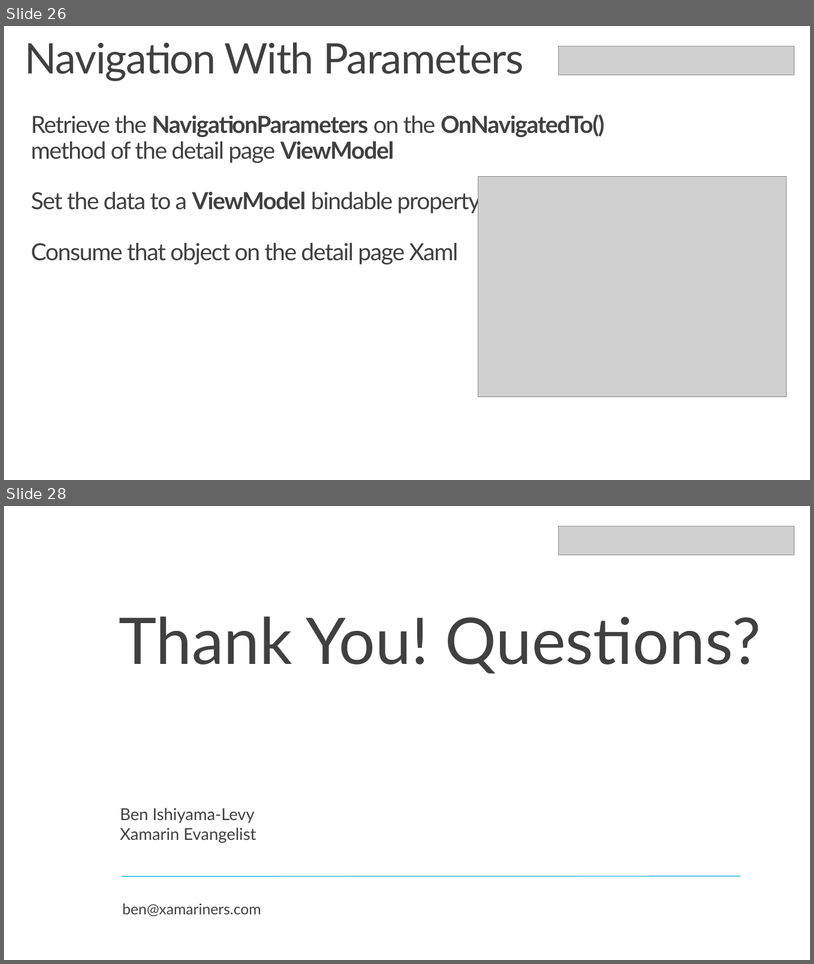
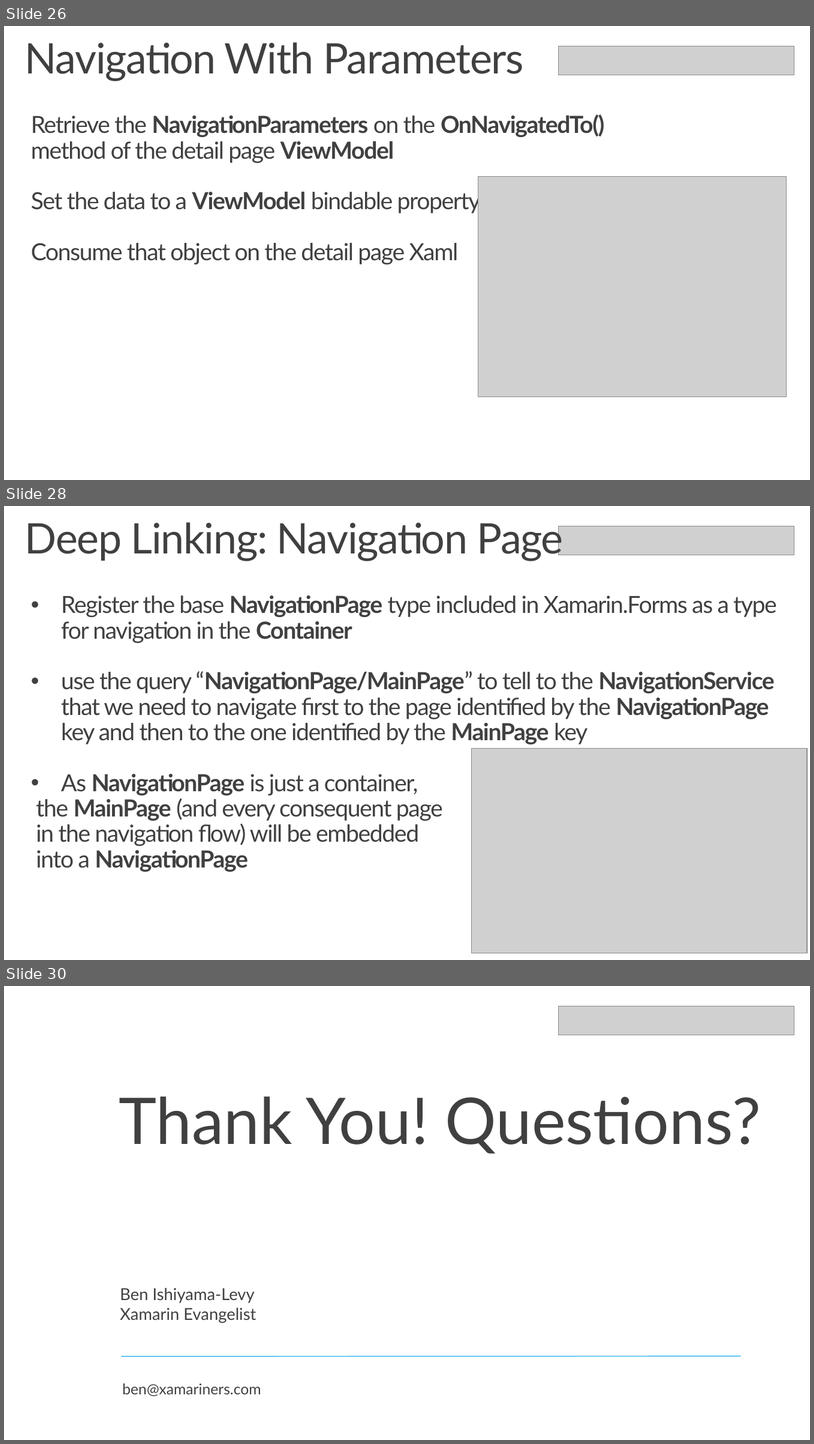
Before and after one commit to Xamariners/PrismDemo, a slide deck: media/PrismDemo.pptx. Shown one above the other, each under a label of ours: slides 26 and 28 before the commit, slides 26, 28 and 30 after it; the slides between them are not shown. The pictures are 814x964 and 814x1444 pixels, drawn with LibreOffice and Linux fonts; fonts in the diff are those of the drawing; grey boxes stand for pictures; background and template pictures are left out. Boxes give left, top, right and bottom in pixels: in the first picture for what was removed or moved away, otherwise in the second. Text is boxed around its words. In the diff, an @@ line names an element or a change of style, - is before the commit and + after.

```diff
--- a/media/PrismDemo.pptx
+++ b/media/PrismDemo.pptx
@@ slide 28 added at [4, 506, 810, 960], background picture (left out) @@
@@ text added at [25, 522, 564, 561], 50 pt, text #404040 @@
+Deep Linking: Navigation Page
@@ picture added at [559, 526, 795, 555] @@
@@ text added at [36, 595, 777, 871], 28 pt, text #404040 @@
+• Register the base NavigationPage type included in Xamarin.Forms as a type for navigation in the Container
+• use the query “NavigationPage/MainPage” to tell to the NavigationService that we need to navigate first to the page identified by the NavigationPage key and then to the one identified by the MainPage key
+• As NavigationPage is just a container,
+the MainPage (and every consequent page
+in the navigation flow) will be embedded
+into a NavigationPage
+`
@@ picture added at [472, 748, 808, 953] @@
@@ what was slide 28 is now slide 30 @@
```
Also in this commit, not shown: 1 slide changed, 1 other slide added, 13 other files.
